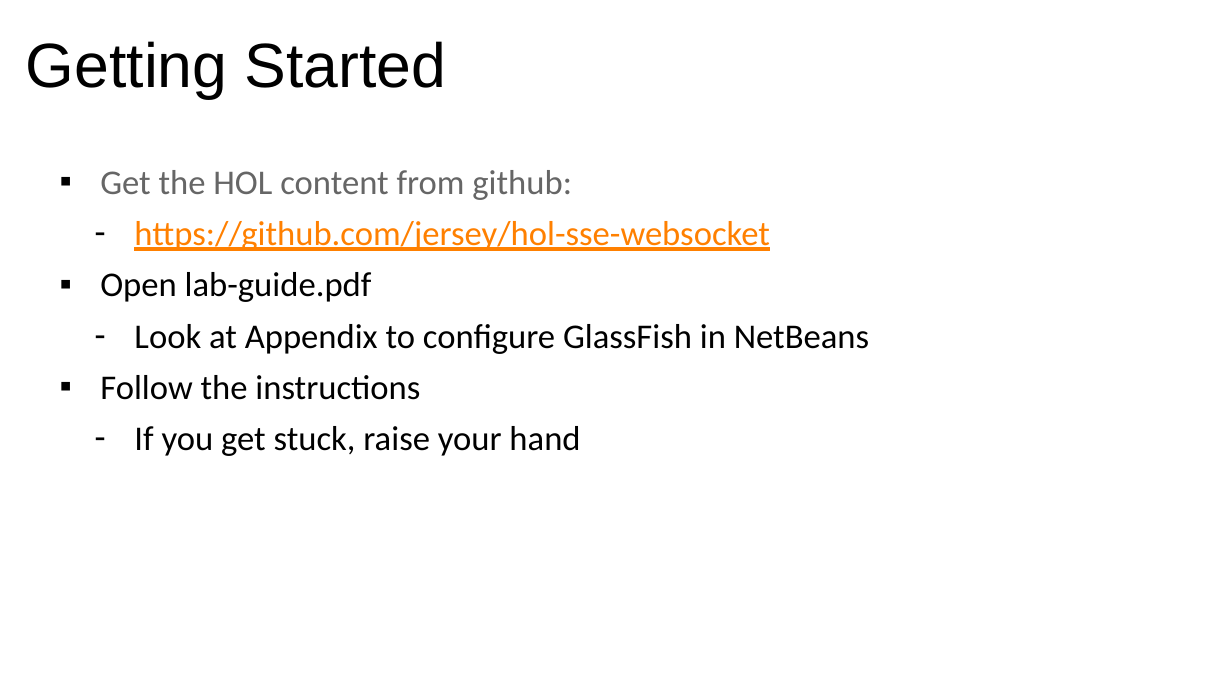
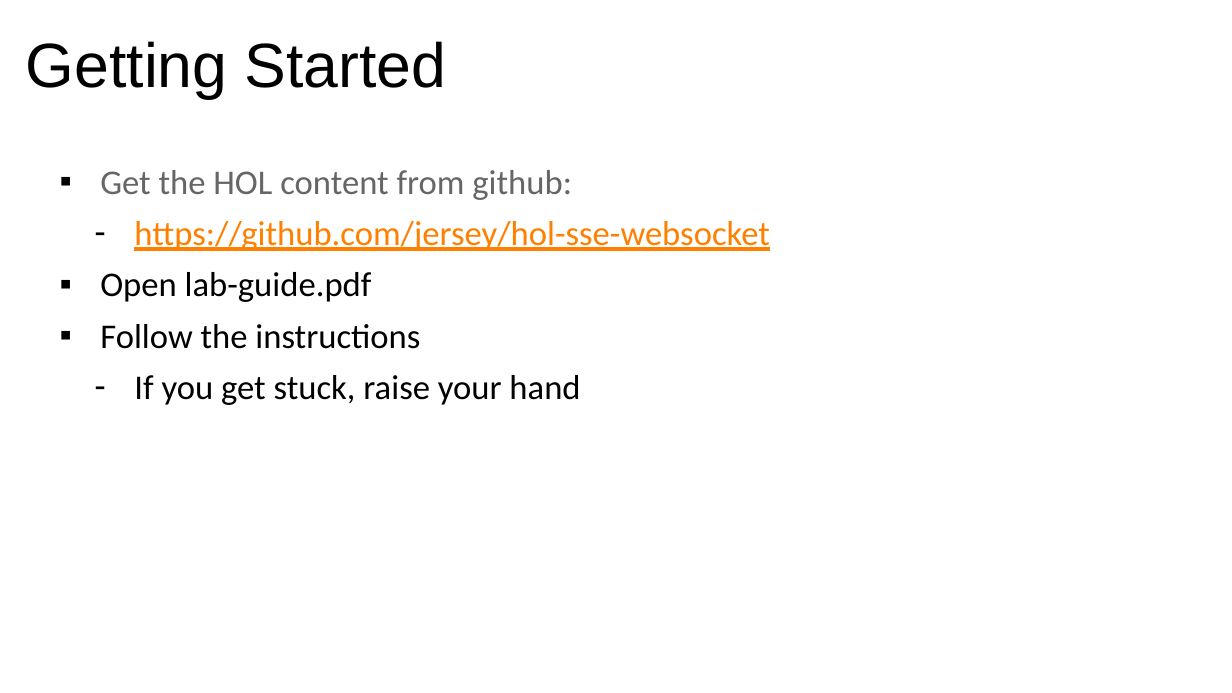
Before and after one commit to javaee/jersey-hol-sse-websocket, a slide deck: slide 53 of lab-slides.pptx. Drawn at 1232x693 pixels with LibreOffice and Linux fonts; fonts in the diff are those of the drawing; background and template pictures are left out. Boxes give left, top, right and bottom in pixels: in the first picture for what was removed or moved away, otherwise in the second. Text is boxed around its words. In the diff, an @@ line names an element or a change of style, - is before the commit and + after.

```diff
--- a/lab-slides.pptx
+++ b/lab-slides.pptx
@@ text at box(134, 324, 869, 354): paragraph removed @@
-  – Look at Appendix to configure GlassFish in NetBeans
```
Also in this commit, not shown: 4 other slides changed, 1 other file.
